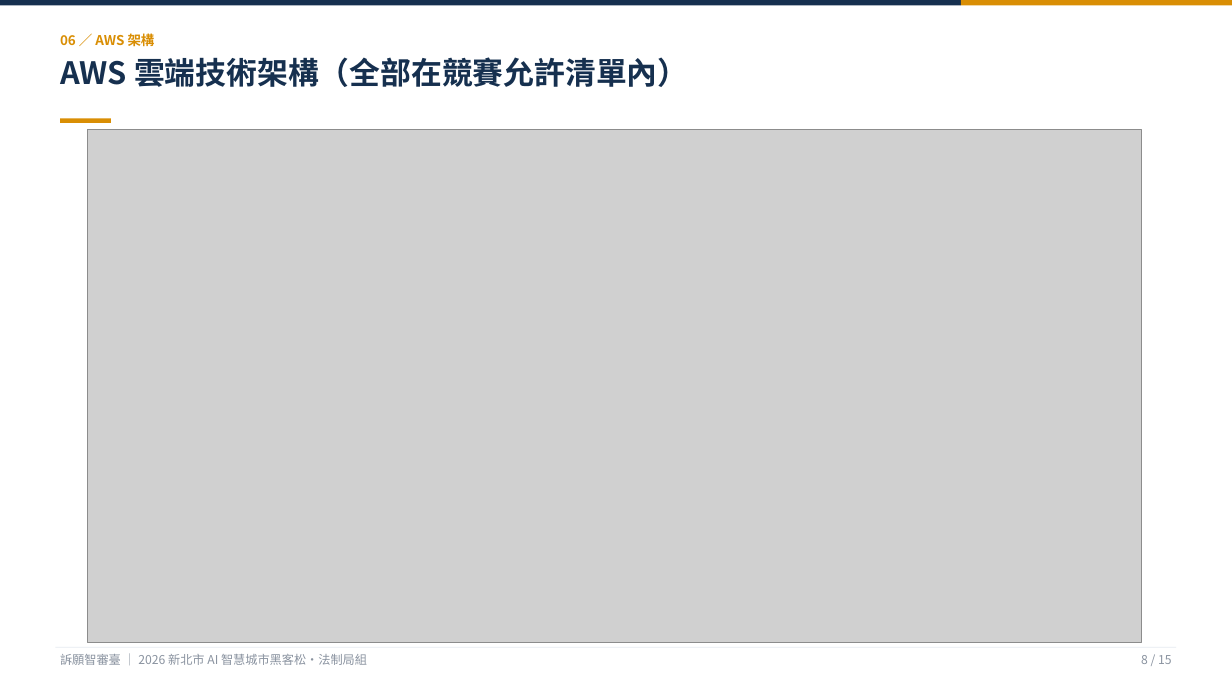
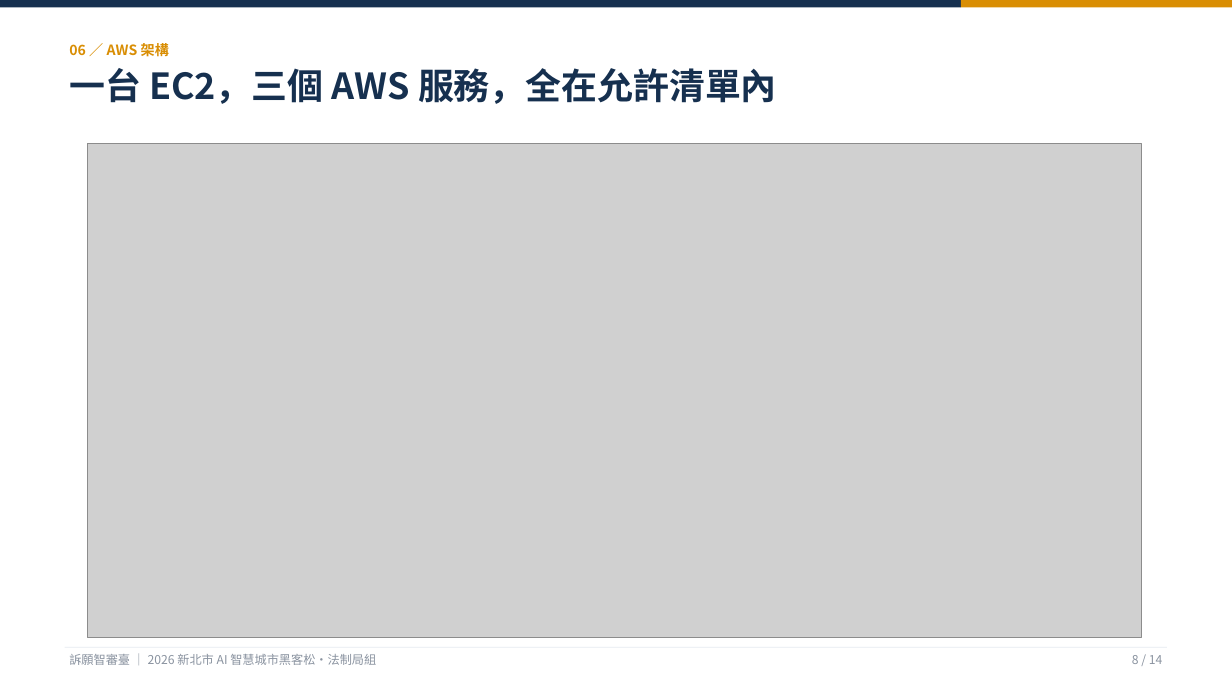
Before and after one commit to KevinMursh/hackathon_wisxxxx, a slide deck: slide 8 of docs/提案/提案簡報-訴願智審臺.pptx. Drawn at 1232x693 pixels with LibreOffice and Linux fonts; fonts in the diff are those of the drawing; grey boxes stand for pictures. Boxes give left, top, right and bottom in pixels: in the first picture for what was removed or moved away, otherwise in the second. Text is boxed around its words. In the diff, an @@ line names an element or a change of style, - is before the commit and + after.

```diff
--- a/docs/提案/提案簡報-訴願智審臺.pptx
+++ b/docs/提案/提案簡報-訴願智審臺.pptx
@@ text "06 ／ AWS 架構": place and size @@
-text "06 ／ AWS 架構" at bbox=[60, 31, 155, 49]
+text "06 ／ AWS 架構" at bbox=[69, 41, 169, 59]
@@ text "06 ／ AWS 架構" at bbox=[69, 41, 169, 59]: size 10.5 to 11 pt @@
@@ text at bbox=[69, 68, 777, 104]: text changed; size 24 to 28 pt @@
-AWS 雲端技術架構（全部在競賽允許清單內）
+一台 EC2，三個 AWS 服務，全在允許清單內
@@ rectangle removed at bbox=[60, 118, 111, 123] @@
@@ picture: place and size @@
-picture at bbox=[88, 129, 1141, 642]
+picture at bbox=[88, 143, 1141, 638]
@@ text "訴願智審臺 ｜ 2026 新北市 AI ...": place and size @@
-text "訴願智審臺 ｜ 2026 新北市 AI ..." at bbox=[60, 654, 367, 665]
+text "訴願智審臺 ｜ 2026 新北市 AI ..." at bbox=[69, 654, 376, 665]
@@ rectangle: place and size @@
-rectangle at bbox=[55, 647, 1177, 648]
+rectangle at bbox=[65, 647, 1167, 648]
@@ text at bbox=[1132, 655, 1163, 664]: text changed @@
-8 / 15
+8 / 14
```
Also in this commit, not shown: 6 other slides changed, 7 slides added, 8 slides removed, 5 other files.
